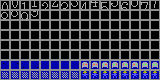
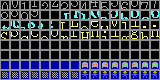
Before/after of a 160 x 80 layered artwork. What changed in the layer stack:
painted on "Background" over [1, 11, 159, 39]
